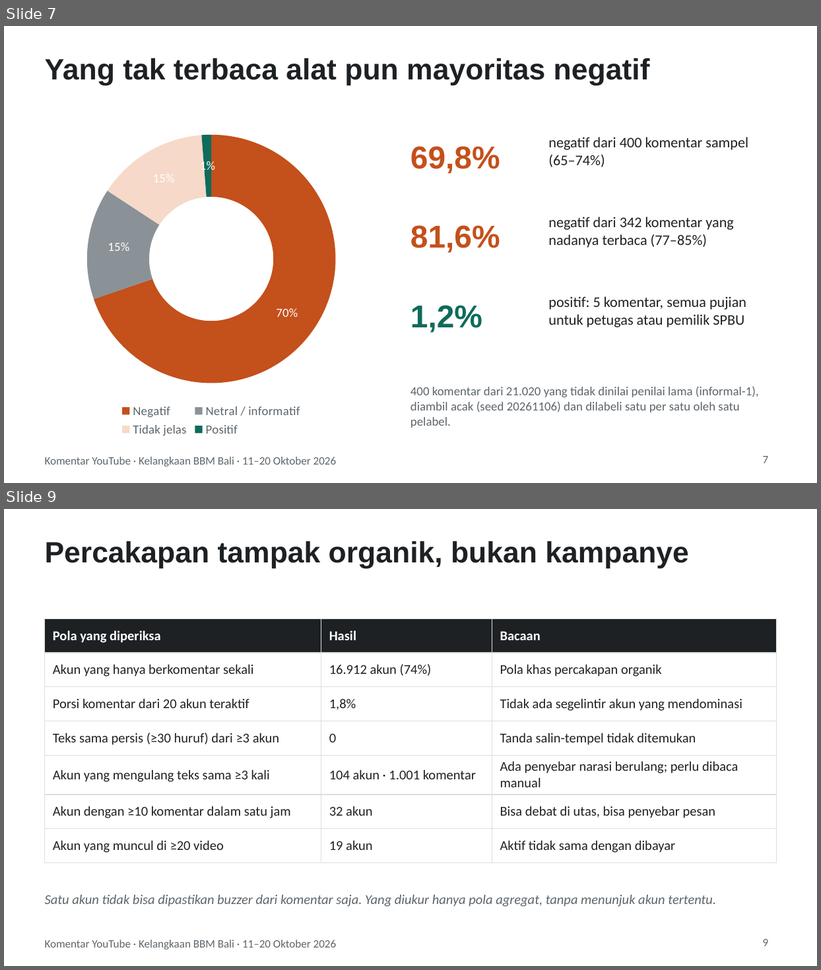
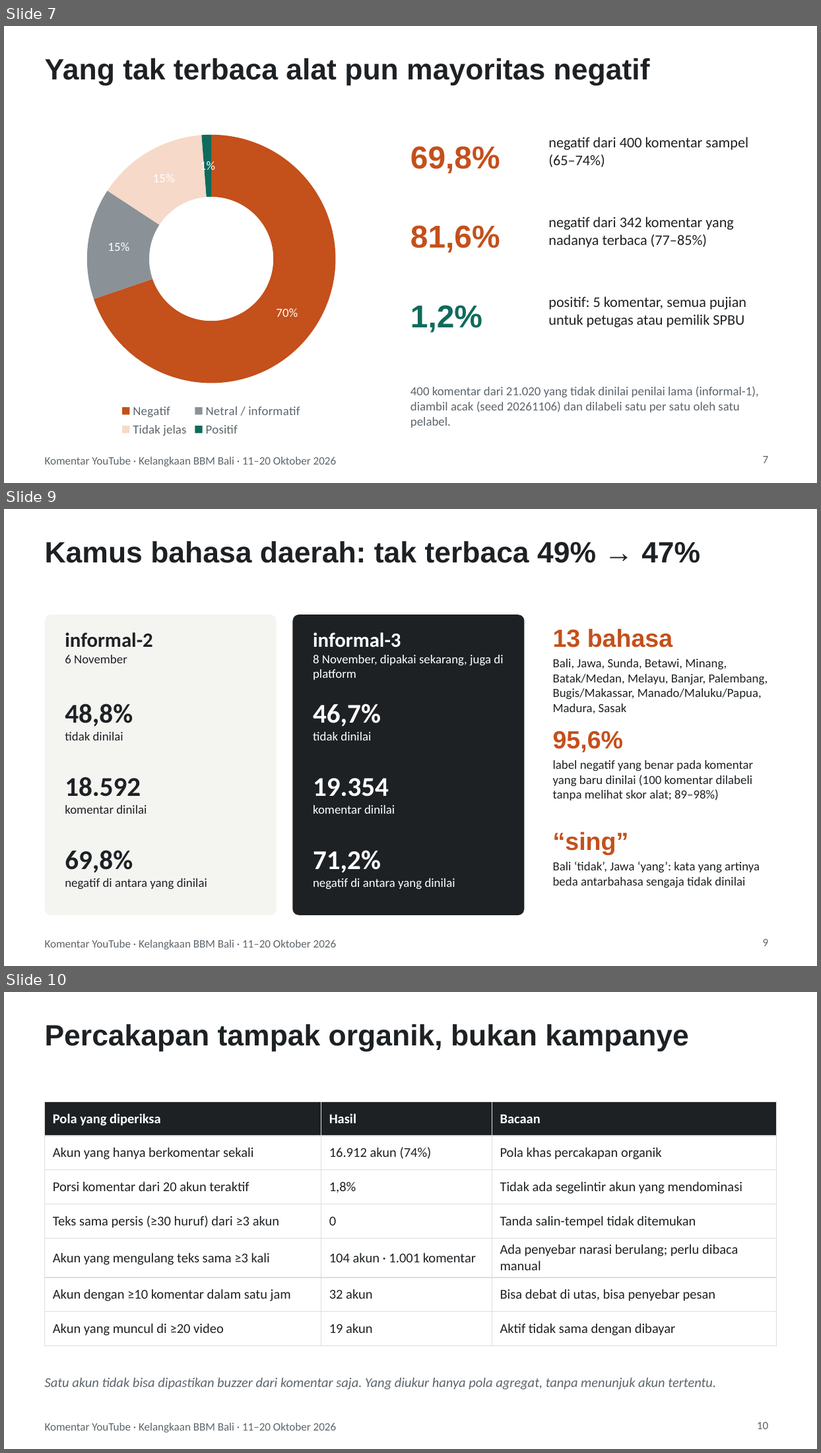
Before and after one commit to mahendrasenoaji-lgtm/public-opinion-platform, a slide deck: proyek/bbm-bali-youtube/presentasi_bbm_bali_youtube.pptx. Shown one above the other, each under a label of ours: slides 7 and 9 before the commit, slides 7, 9 and 10 after it; the slides between them are not shown. The pictures are 821x970 and 821x1453 pixels, drawn with LibreOffice and Linux fonts; fonts in the diff are those of the drawing. Boxes give left, top, right and bottom in pixels: in the first picture for what was removed or moved away, otherwise in the second. Text is boxed around its words. In the diff, an @@ line names an element or a change of style, - is before the commit and + after.

```diff
--- a/proyek/bbm-bali-youtube/presentasi_bbm_bali_youtube.pptx
+++ b/proyek/bbm-bali-youtube/presentasi_bbm_bali_youtube.pptx
@@ slide 9 added at [4, 509, 817, 966], background #FFFFFF; not listed: 1 template element that a slide beside it also shows @@
@@ title added at [45, 541, 700, 563], 26 pt, text #1D2124, bold @@
+Kamus bahasa daerah: tak terbaca 49% → 47%
@@ rounded rectangle added at [45, 615, 277, 916], fill #F4F4F1 @@
@@ rounded rectangle added at [292, 615, 524, 916], fill #1D2124 @@
@@ text added at [65, 632, 152, 663], 18 pt, text #1D2124, bold @@
+informal-2
+6 November
@@ text added at [313, 632, 503, 680], 11 pt, text #FFFFFF @@
+informal-3
+8 November, dipakai sekarang, juga di platform
@@ text added at [553, 628, 673, 648], 22 pt, text #C4501B, bold @@
+13 bahasa
@@ text added at [553, 659, 768, 714], 11 pt, text #1D2124 @@
+Bali, Jawa, Sunda, Betawi, Minang, Batak/Medan, Melayu, Banjar, Palembang, Bugis/Makassar, Manado/Maluku/Papua, Madura, Sasak
@@ text added at [65, 704, 133, 741], 11 pt, text #1D2124 @@
+48,8%
+tidak dinilai
@@ text added at [313, 704, 381, 741], 11 pt, text #FFFFFF @@
+46,7%
+tidak dinilai
@@ text added at [553, 731, 624, 753], 22 pt, text #C4501B, bold @@
+95,6%
@@ text added at [553, 760, 754, 801], 11 pt, text #1D2124 @@
+label negatif yang benar pada komentar yang baru dinilai (100 komentar dilabeli tanpa melihat skor alat; 89–98%)
@@ text added at [65, 777, 147, 814], 11 pt, text #1D2124 @@
+18.592
+komentar dinilai
@@ text added at [313, 778, 395, 814], 11 pt, text #FFFFFF @@
+19.354
+komentar dinilai
@@ text added at [553, 832, 629, 855], 22 pt, text #C4501B, bold @@
+“sing”
@@ text added at [65, 850, 207, 890], 11 pt, text #1D2124 @@
+69,8%
+negatif di antara yang dinilai
@@ text added at [313, 850, 455, 890], 11 pt, text #FFFFFF @@
+71,2%
+negatif di antara yang dinilai
@@ text added at [553, 861, 760, 889], 11 pt, text #1D2124 @@
+Bali ‘tidak’, Jawa ‘yang’: kata yang artinya beda antarbahasa sengaja tidak dinilai
@@ page number added at [763, 939, 769, 947], 10 pt, text #5D656B @@
+9
@@ what was slide 9 is now slide 10 @@
@@ page number at [757, 1422, 768, 1430]: text changed @@
-9
+10
```
Also in this commit, not shown: 8 slides changed, 4 other files.
